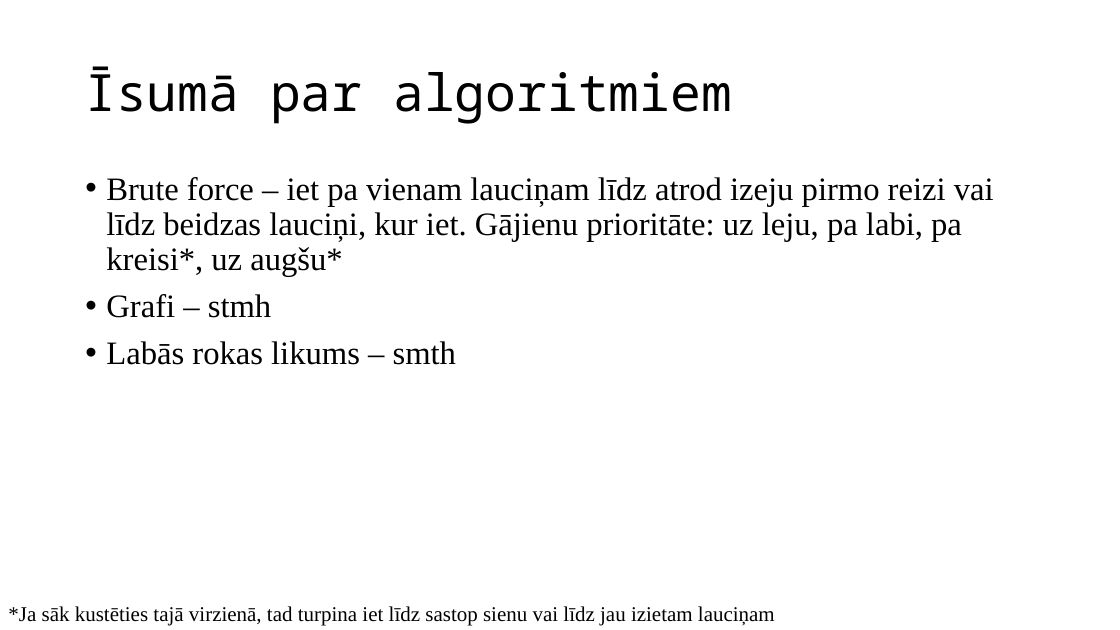
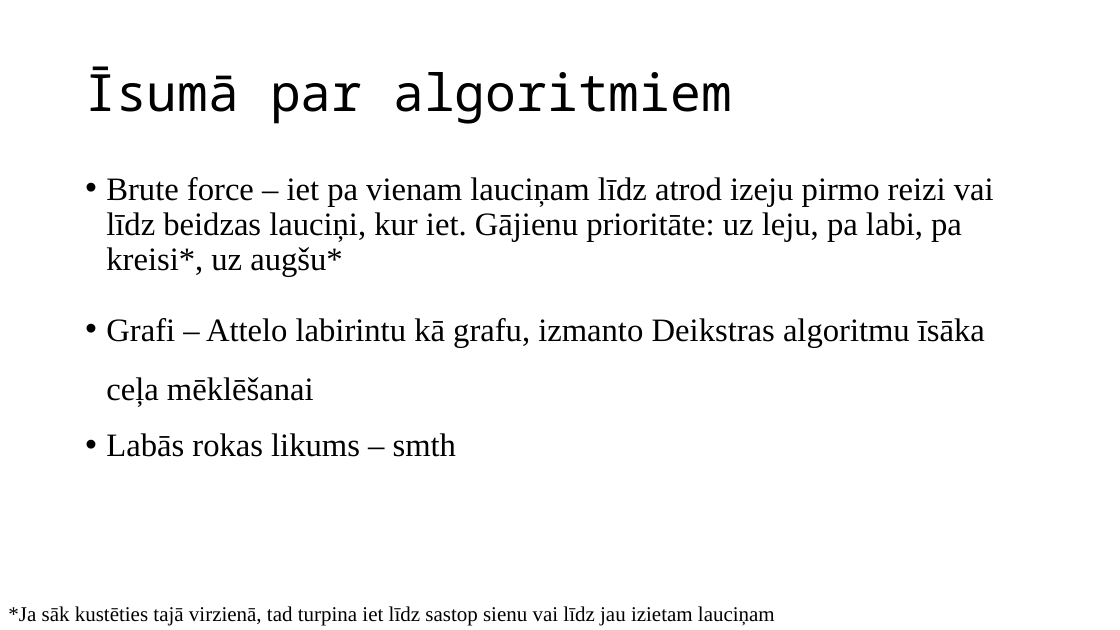
Before and after one commit to petrgabuniia/labirint, a slide deck: slide 2 of POGramētāji.pptx. Drawn at 1120x630 pixels with LibreOffice and Linux fonts; fonts in the diff are those of the drawing; background and template pictures are left out. Boxes give left, top, right and bottom in pixels: in the first picture for what was removed or moved away, otherwise in the second. Text is boxed around its words. In the diff, an @@ line names an element or a change of style, - is before the commit and + after.

```diff
--- a/POGramētāji.pptx
+++ b/POGramētāji.pptx
@@ text at <box>106,318,985,406</box>: text changed @@
-• Grafi – stmh
+• Grafi – Attelo labirintu kā grafu, izmanto Deikstras algoritmu īsāka ceļa mēklēšanai
```
Also in this commit, not shown: 3 other slides changed, 1 other file.
